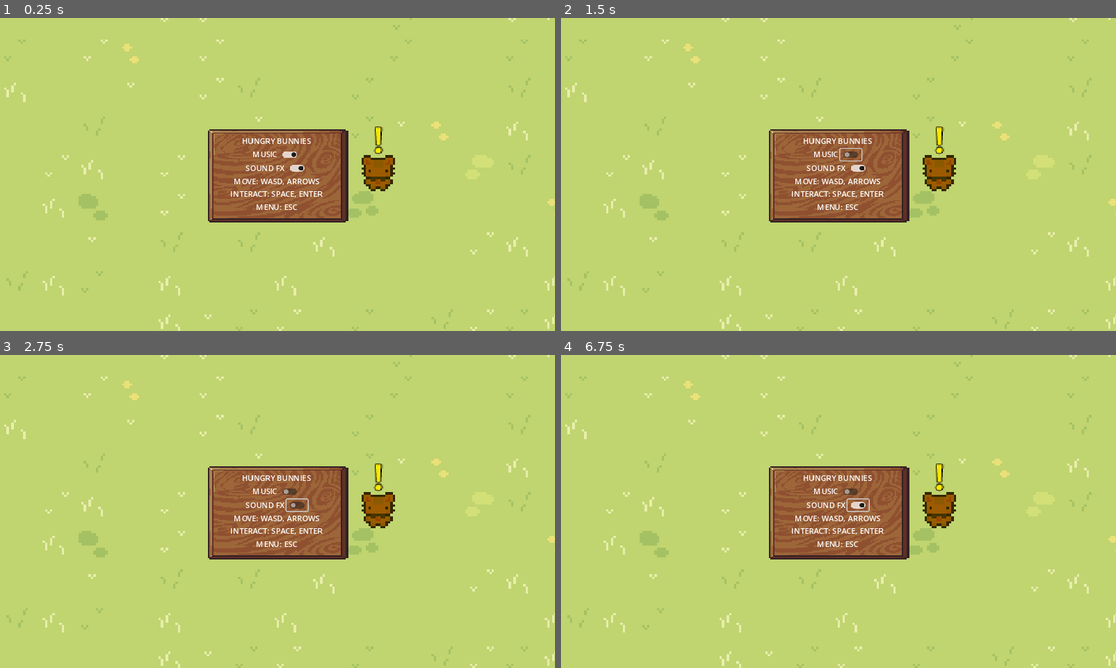
Above: before the commit, frames 1-4 (two rows, left to right).
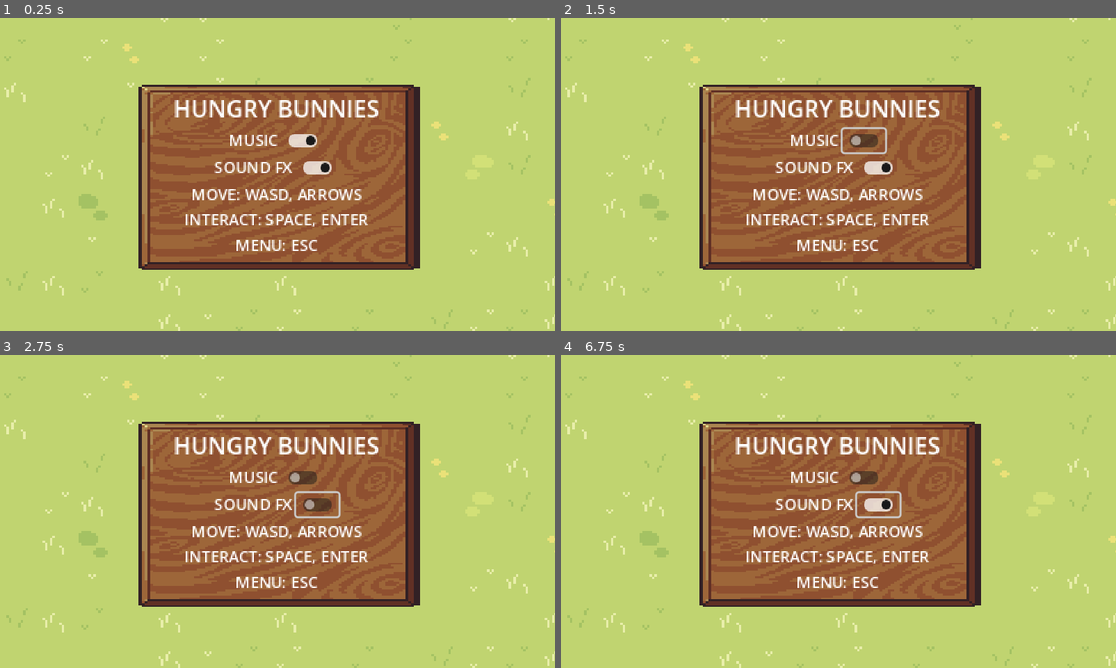
Above: after the commit, the same moments.

Repository: LukeRichardGoddard/GameJam2025
Game: Godot game, scene res://Scenes/GameScene/game_scene.tscn
Two runs of this game, one before a commit and one after it. Both use one fixed random seed, a clock stepped at 60 frames per second and the inputs below. Sound files missing from this copy of the repository are replaced by a short silence.
Inputs (mouse positions are in pixels of both pictures, inside the frame that each line leads up to; where the layout moved, square brackets give the same spot in the first picture):
- Up to frame 1 (0.25 s): no input
- Up to frame 2 (1.5 s): tap Enter at 0.5 s; hold D (move_right) 0.53-1.25 s; tap Space (interact) at 0.6 s; click (866, 140) [849, 155] at 1.25 s
- Up to frame 3 (2.75 s): click (316, 505) [299, 505] at 2 s
- Up to frame 4 (6.75 s): tap Space (interact) at 2.75, 2.85, 3.6, 4.25, 4.35, 5.1, 5.75, 5.85, 6.6 s; hold S (move_down) 2.78-3.53 s; tap Enter at 3.5, 5 s; hold D (move_right) 3.53-4.28 s; hold W (move_up) 4.28-5.03 s; hold A (move_left) 5.03-6.53 s; hold S (move_down) from 6.53 s (still down)

The runs differ from the first frame. In frame 1, 26% of the frame differs, in the area x 24-76%, y 21-81%; in frame 2, 26%; in frame 3, 26%; in frame 4, 26%.

Commit message:
increase size of UI

Diff:
--- a/Scenes/UserInterface/user_interface.tscn
+++ b/Scenes/UserInterface/user_interface.tscn
@@ -9,15 +9,19 @@
 region = Rect2(0, 128, 97, 96)
 
 [sub_resource type="LabelSettings" id="LabelSettings_l7wf3"]
+font_size = 24
 
 [node name="UserInterface" type="Control"]
 process_mode = 3
 layout_mode = 3
-anchors_preset = 15
-anchor_right = 1.0
-anchor_bottom = 1.0
+anchors_preset = 8
+anchor_left = 0.5
+anchor_top = 0.5
+anchor_right = 0.5
+anchor_bottom = 0.5
 grow_horizontal = 2
 grow_vertical = 2
+scale = Vector2(2, 2)
 mouse_filter = 2
 script = ExtResource("1_4op5u")
 
--- a/project.godot
+++ b/project.godot
@@ -11,6 +11,7 @@
 [application]
 
 config/name="GameJam2025"
+config/version="1.0"
 run/main_scene="res://Scenes/GameScene/game_scene.tscn"
 config/features=PackedStringArray("4.3", "Forward Plus")
 config/icon="res://icon.svg"
